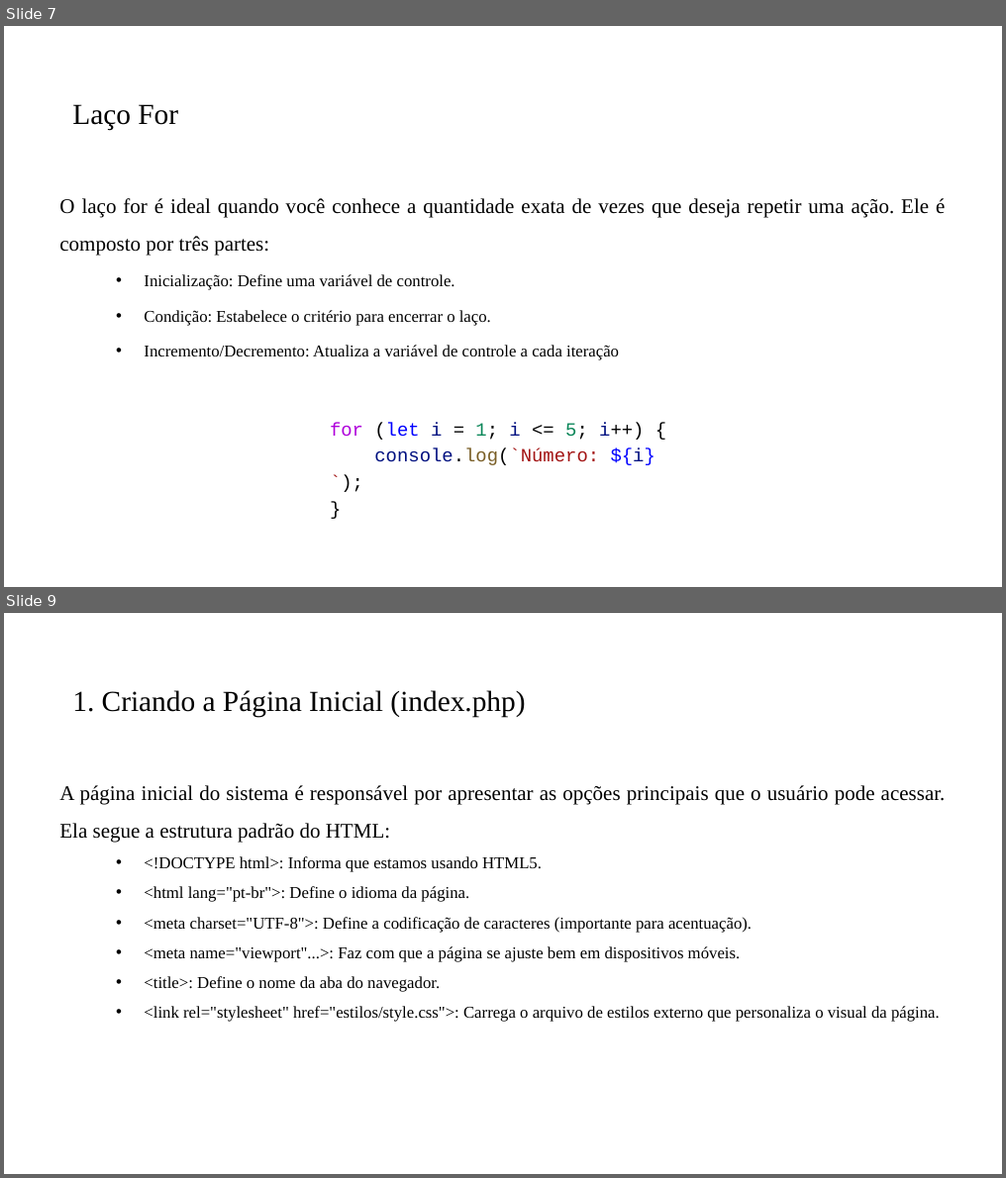
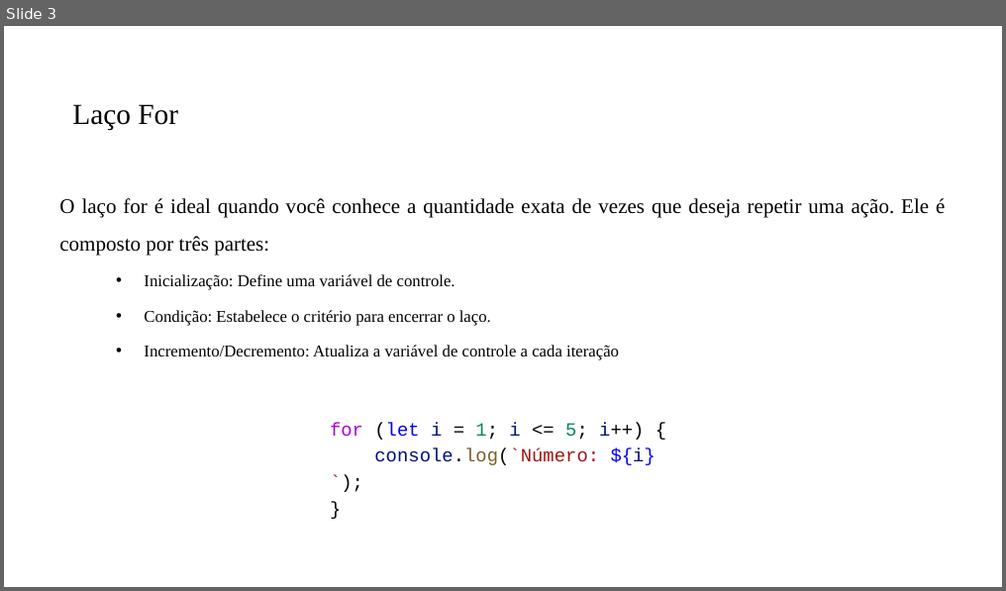
Before and after one commit to PedroMiho/UMC, a slide deck: Lógica e Programação/Módulo 04 - PHP/Aula 20 - Estrutura de Repetição/2 - processaNota/VerificarCadastro.pptx. Shown one above the other, each under a label of ours: slides 7 and 9 before the commit, slide 3 after it; the slides between them are not shown. The pictures are 1006x1178 and 1006x591 pixels, drawn with LibreOffice and Linux fonts; fonts in the diff are those of the drawing; background and template pictures are left out. Boxes give left, top, right and bottom in pixels: in the first picture for what was removed or moved away, otherwise in the second. Text is boxed around its words. In the diff, an @@ line names an element or a change of style, - is before the commit and + after.

```diff
--- a/Lógica e Programação/Módulo 04 - PHP/Aula 20 - Estrutura de Repetição/2 - processaNota/VerificarCadastro.pptx
+++ b/Lógica e Programação/Módulo 04 - PHP/Aula 20 - Estrutura de Repetição/2 - processaNota/VerificarCadastro.pptx
@@ slide 9 removed at box(4, 613, 1002, 1174), background #FFFFFF @@
@@ title removed at box(72, 690, 525, 718) @@
-1. Criando a Página Inicial (index.php)
@@ text removed at box(59, 785, 945, 1022) @@
-A página inicial do sistema é responsável por apresentar as opções principais que o usuário pode acessar. Ela segue a estrutura padrão do HTML:
-  • <!DOCTYPE html>: Informa que estamos usando HTML5.
-  • <html lang="pt-br">: Define o idioma da página.
-  • <meta charset="UTF-8">: Define a codificação de caracteres (importante para acentuação).
-  • <meta name="viewport"...>: Faz com que a página se ajuste bem em dispositivos móveis.
-  • <title>: Define o nome da aba do navegador.
-  • <link rel="stylesheet" href="estilos/style.css">: Carrega o arquivo de estilos externo que personaliza o visual da página.
@@ what was slide 7 is now slide 3 @@
```
Also in this commit, not shown: 2 slides changed, 16 other slides removed, 2 other files.
